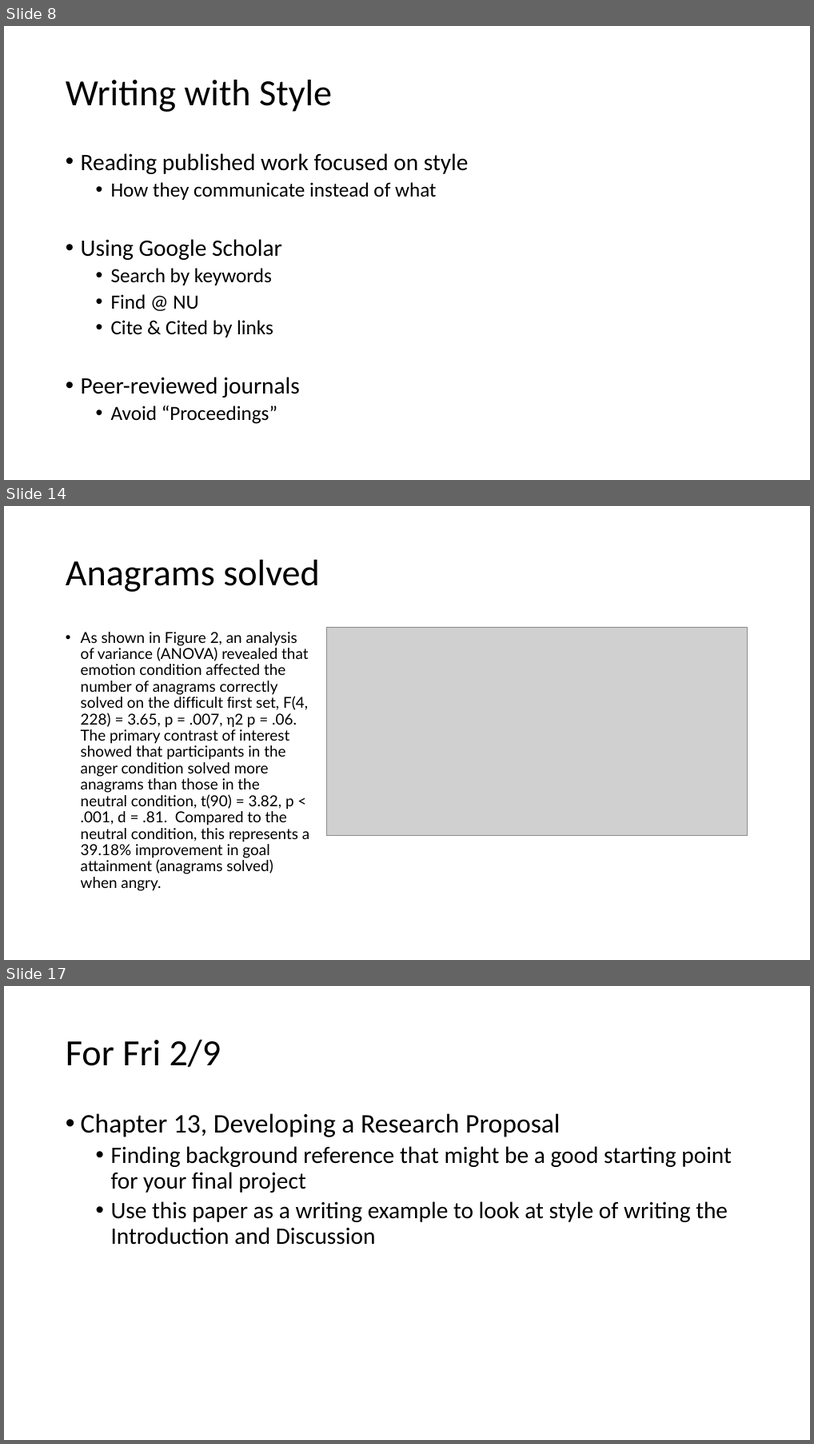
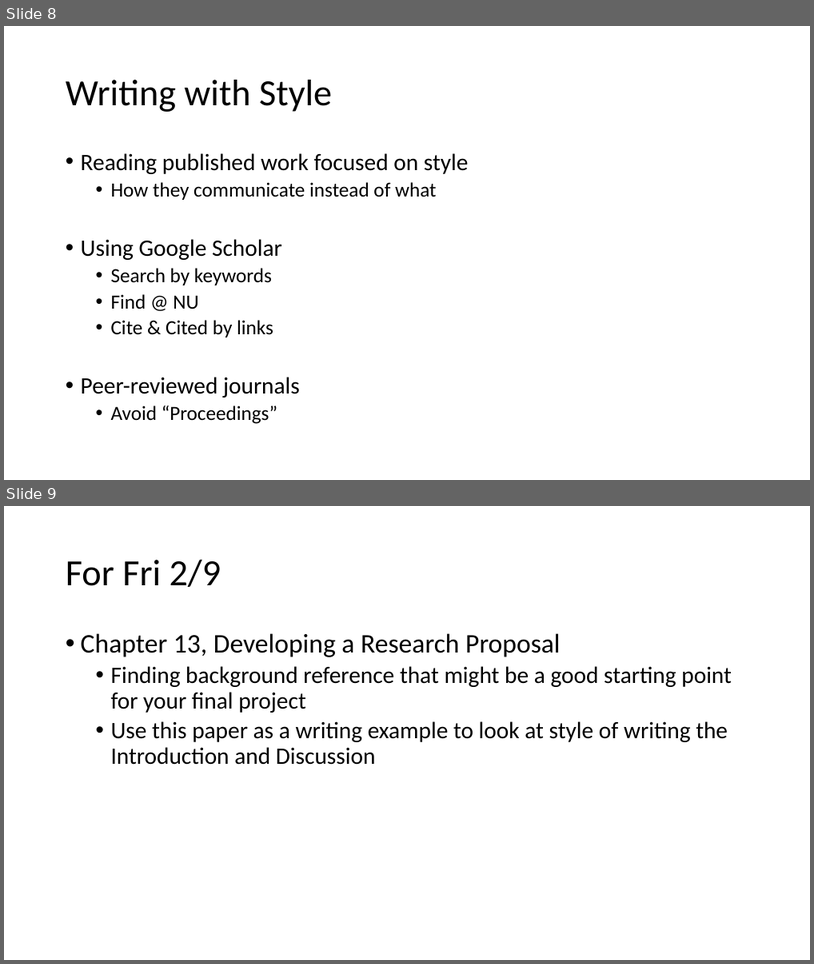
Before and after one commit to preber/Research-Methods, a slide deck: Class Slides 2024/Class 15.pptx. Shown one above the other, each under a label of ours: slides 8, 14 and 17 before the commit, slides 8 and 9 after it; the slides between them are not shown. The pictures are 814x1444 and 814x964 pixels, drawn with LibreOffice and Linux fonts; fonts in the diff are those of the drawing; grey boxes stand for pictures. Boxes give left, top, right and bottom in pixels: in the first picture for what was removed or moved away, otherwise in the second. Text is boxed around its words. In the diff, an @@ line names an element or a change of style, - is before the commit and + after.

```diff
--- a/Class Slides 2024/Class 15.pptx
+++ b/Class Slides 2024/Class 15.pptx
@@ slide 14 removed at bbox=[4, 506, 810, 960], background #FFFFFF @@
@@ title removed at bbox=[66, 560, 320, 592] @@
-Anagrams solved
@@ text removed at bbox=[81, 632, 310, 891] @@
-• As shown in Figure 2, an analysis of variance (ANOVA) revealed that emotion condition affected the number of anagrams correctly solved on the difficult first set, F(4, 228) = 3.65, p = .007, η2 p = .06. The primary contrast of interest showed that participants in the anger condition solved more anagrams than those in the neutral condition, t(90) = 3.82, p < .001, d = .81. Compared to the neutral condition, this represents a 39.18% improvement in goal attainment (anagrams solved) when angry.
@@ picture removed at bbox=[327, 627, 747, 836] @@
@@ what was slide 17 is now slide 9 @@
```
Also in this commit, not shown: 7 other slides removed, 4 other files.
